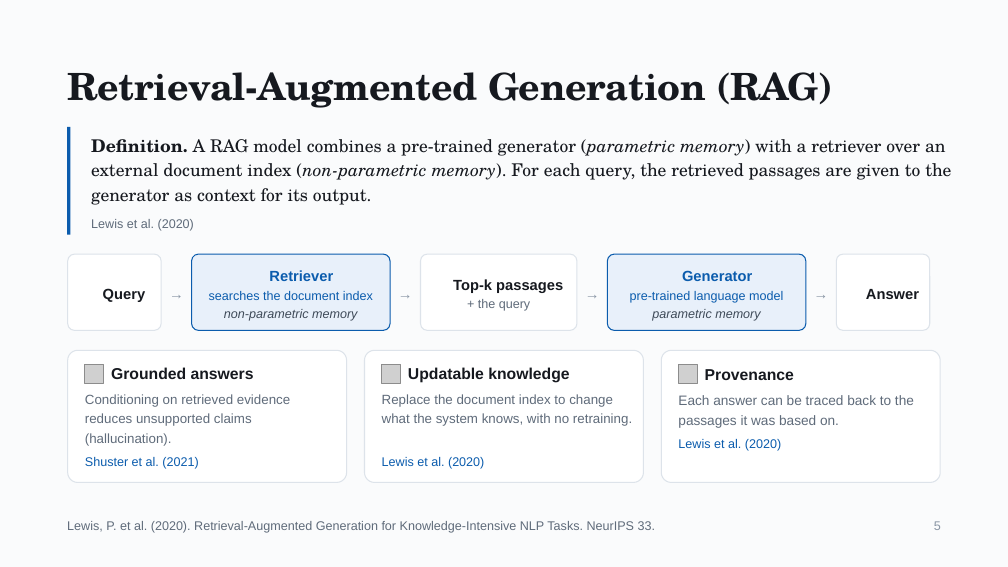
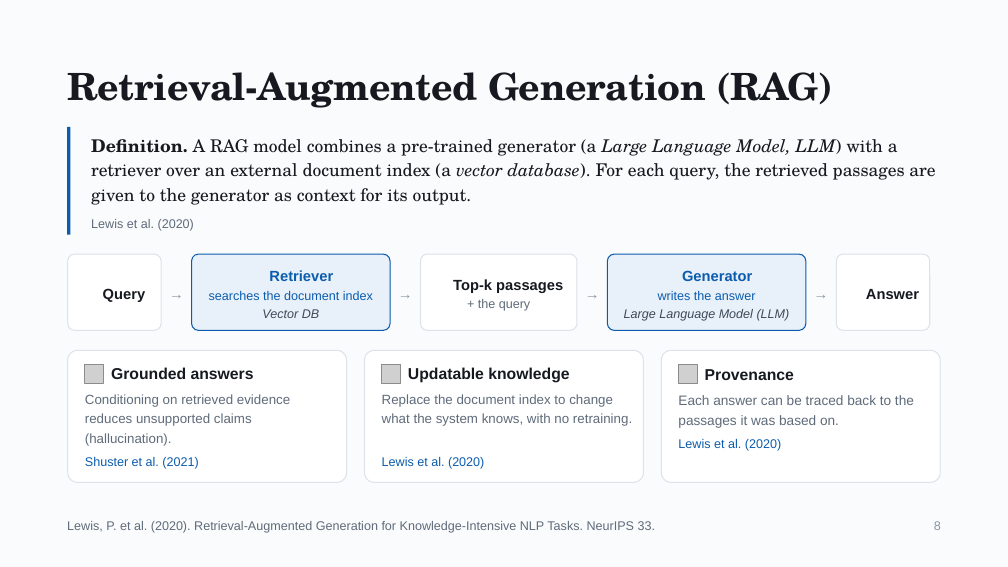
Before and after one commit to karin-8/rag-chatbot-student, a slide deck: slide 8 of student-guide/RAG in Production.pptx (slide 5 before the commit). Drawn at 1008x567 pixels with LibreOffice and Linux fonts; fonts in the diff are those of the drawing; grey boxes stand for pictures; background and template pictures are left out. Boxes give left, top, right and bottom in pixels: in the first picture for what was removed or moved away, otherwise in the second. Text is boxed around its words. In the diff, an @@ line names an element or a change of style, - is before the commit and + after.

```diff
--- a/student-guide/RAG in Production.pptx
+++ b/student-guide/RAG in Production.pptx
@@ text at box(91, 139, 935, 205): text changed @@
-Definition. A RAG model combines a pre-trained generator (parametric memory) with a retriever over an external document index (non-parametric memory). For each query, the retrieved passages are given to the generator as context for its output.
+Definition. A RAG model combines a pre-trained generator (a Large Language Model, LLM) with a retriever over an external document index (a vector database). For each query, the retrieved passages are given to the generator as context for its output.
@@ text at box(658, 291, 756, 300): text changed @@
-pre-trained language model
+writes the answer
@@ text at box(262, 309, 319, 318): text changed @@
-non-parametric memory
+Vector DB
@@ text at box(624, 309, 790, 321): text changed @@
-parametric memory
+Large Language Model (LLM)
```
Also in this commit, not shown: 52 other slides changed, 6 slides added, 1 slide removed.
